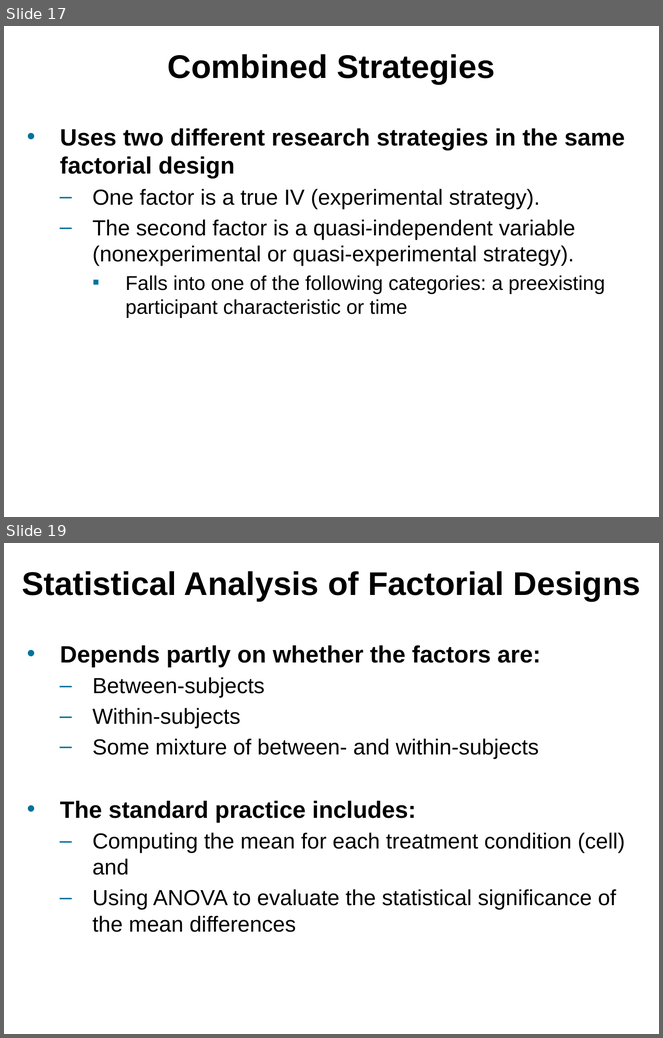
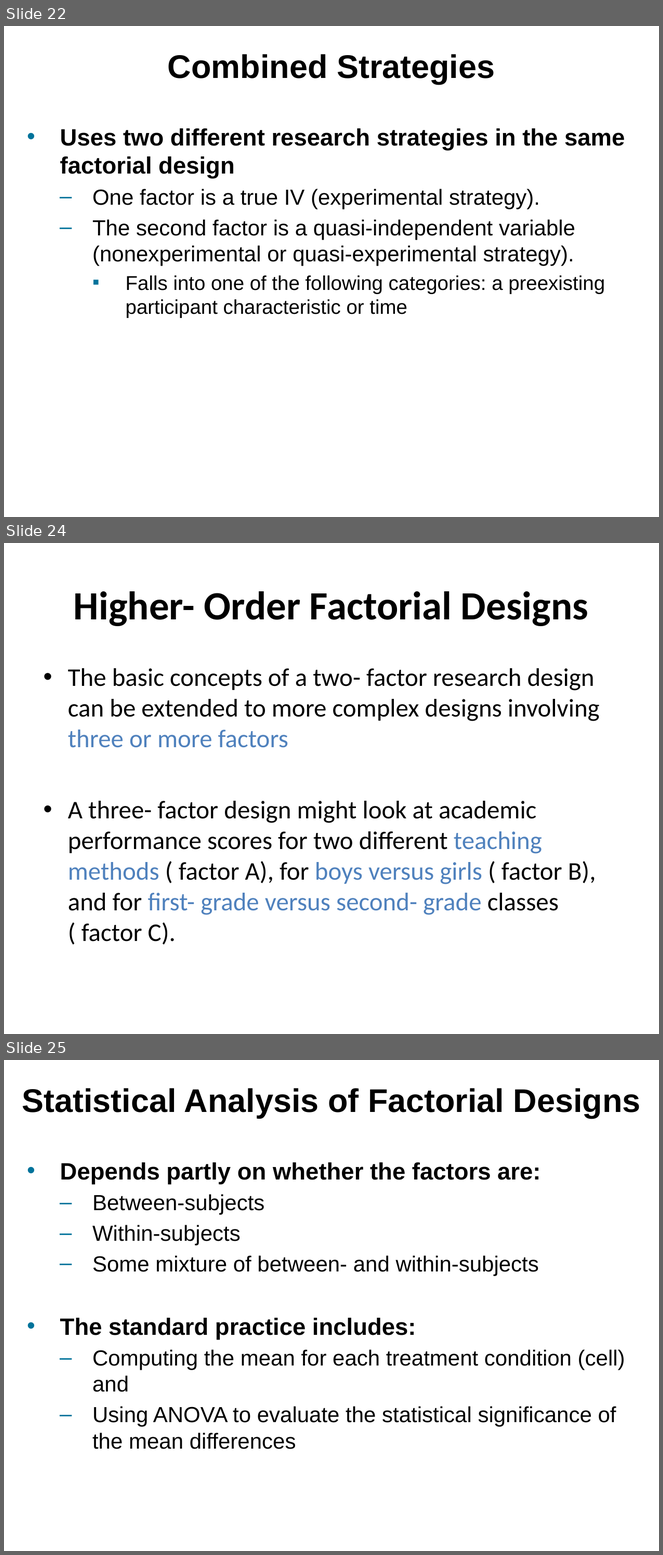
Before and after one commit to npm27/Teaching-Materials, a slide deck: Research Methods/Slides/Chapter 11.pptx. Shown one above the other, each under a label of ours: slides 17 and 19 before the commit, slides 22, 24 and 25 after it; the slides between them are not shown. The pictures are 663x1038 and 663x1555 pixels, drawn with LibreOffice and Linux fonts; fonts in the diff are those of the drawing. Boxes give left, top, right and bottom in pixels: in the first picture for what was removed or moved away, otherwise in the second. Text is boxed around its words. In the diff, an @@ line names an element or a change of style, - is before the commit and + after.

```diff
--- a/Research Methods/Slides/Chapter 11.pptx
+++ b/Research Methods/Slides/Chapter 11.pptx
@@ slide 24 added at [4, 543, 659, 1034], background #FFFFFF @@
@@ title added at [74, 591, 588, 626], 44 pt, text #000000, bold @@
+Higher- Order Factorial Designs
@@ text added at [68, 668, 600, 945], 28 pt, text #000000 @@
+• The basic concepts of a two- factor research design can be extended to more complex designs involving three or more factors
+• A three- factor design might look at academic performance scores for two different teaching methods ( factor A), for boys versus girls ( factor B), and for first- grade versus second- grade classes ( factor C).
@@ what was slide 17 is now slide 22 @@
@@ what was slide 19 is now slide 25 @@
```
Also in this commit, not shown: 6 slides changed, 5 other slides added, 1 other file.
